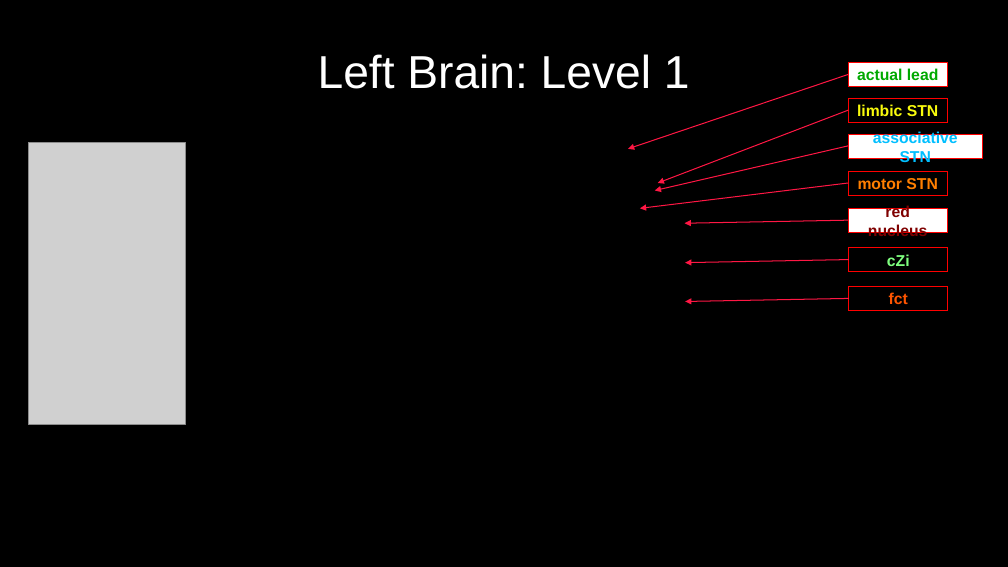
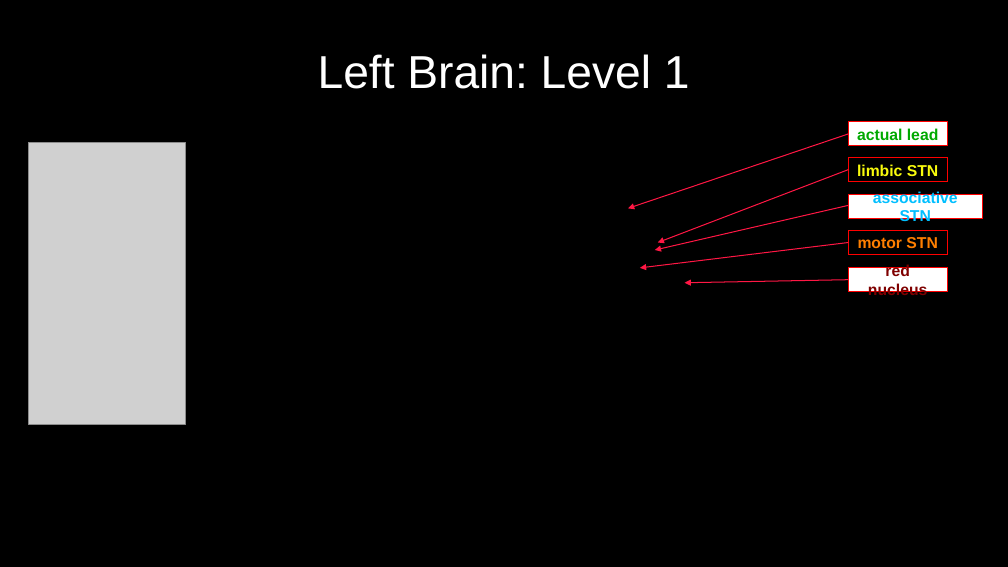
Before and after one commit to greydongilmore/clinical_dicom2bids_smk, a slide deck: slide 2 of resources/medtronic_sensight_reconstructions.odp. Drawn at 1008x567 pixels with LibreOffice and Linux fonts; fonts in the diff are those of the drawing; grey boxes stand for pictures. Boxes give left, top, right and bottom in pixels: in the first picture for what was removed or moved away, otherwise in the second. Text is boxed around its words. In the diff, an @@ line names an element or a change of style, - is before the commit and + after.

```diff
--- a/resources/medtronic_sensight_reconstructions.odp
+++ b/resources/medtronic_sensight_reconstructions.odp
@@ arrow removed from (848, 74) to (628, 149) @@
@@ arrow removed from (848, 110) to (658, 183) @@
@@ arrow moved from (848, 146) - (655, 191) to (848, 134) - (628, 209) @@
@@ arrow moved from (848, 183) - (640, 209) to (848, 169) - (658, 243) @@
@@ arrow moved from (848, 220) - (685, 223) to (848, 206) - (655, 250) @@
@@ 5 freeform shapes: place and size @@
-5 freeform shapes at box(848, 62, 982, 233)
+5 freeform shapes at box(848, 122, 982, 292)
@@ arrow moved from (849, 259) - (685, 262) to (848, 243) - (640, 268) @@
@@ freeform shape removed at box(849, 248, 948, 272) @@
-cZi
@@ arrow moved from (849, 299) - (685, 302) to (848, 280) - (685, 283) @@
@@ freeform shape removed at box(849, 287, 948, 311) @@
-fct
```
Also in this commit, not shown: 3 other slides changed, 12 other files.
